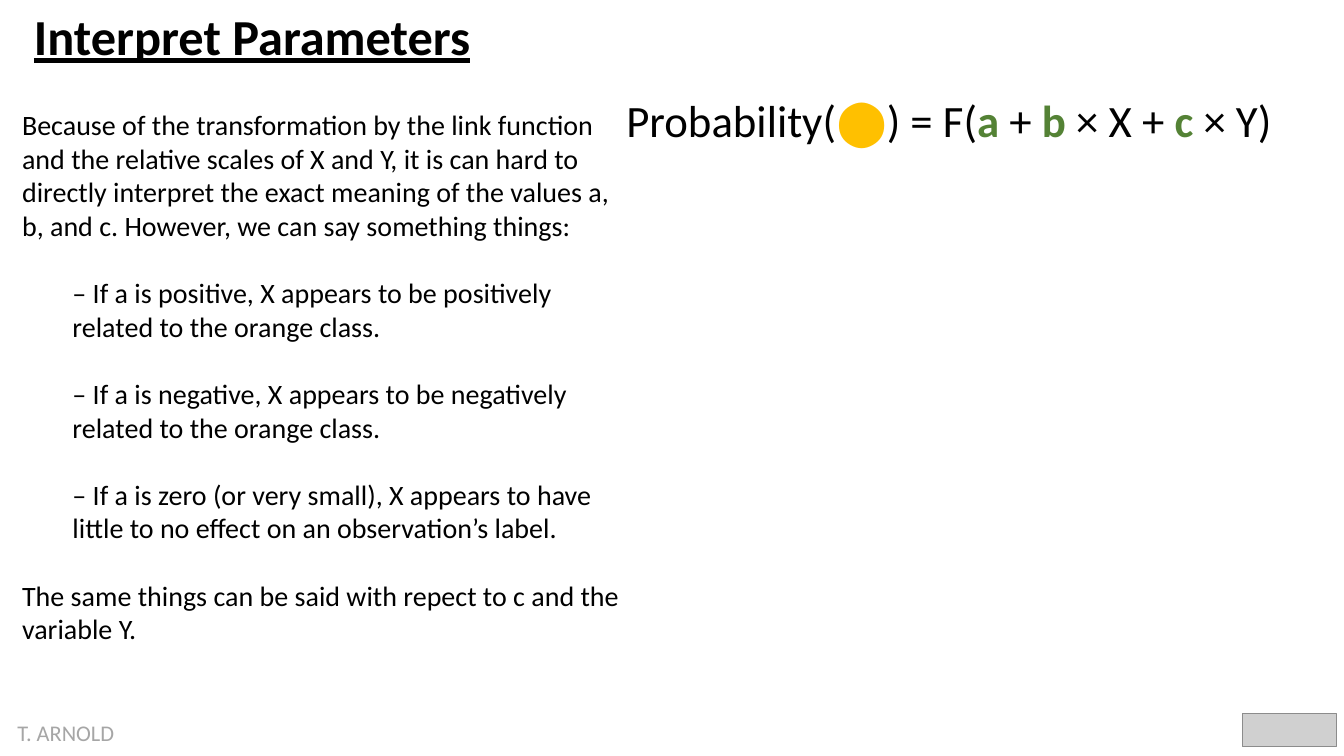
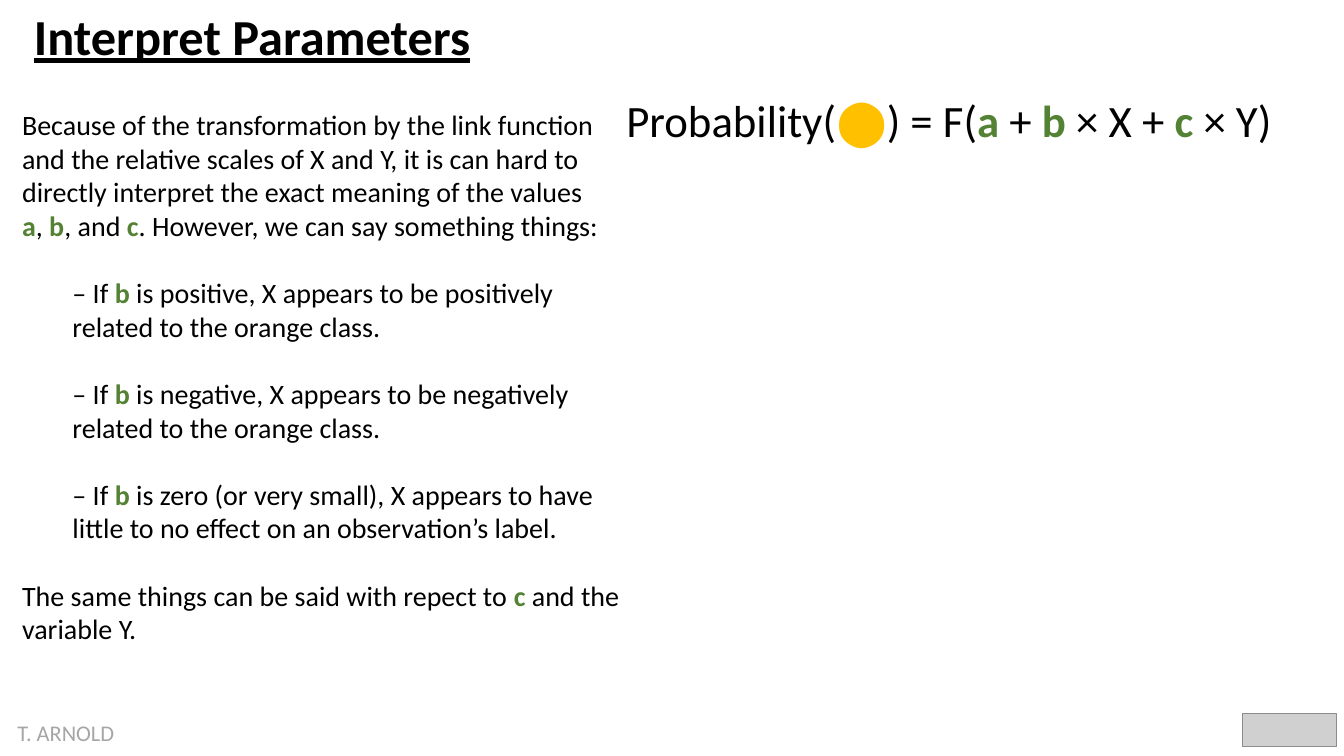
Before and after one commit to statsmaths/dsst389-s23, a slide deck: slide 22 of pslides/01_ml.pptx. Drawn at 1344x756 pixels with LibreOffice and Linux fonts; fonts in the diff are those of the drawing; grey boxes stand for pictures. Boxes give left, top, right and bottom in pixels: in the first picture for what was removed or moved away, otherwise in the second. Text is boxed around its words. In the diff, an @@ line names an element or a change of style, - is before the commit and + after.

```diff
--- a/pslides/01_ml.pptx
+++ b/pslides/01_ml.pptx
@@ text at [22,115,598,539]: text changed @@
-Because of the transformation by the link function and the relative scales of X and Y, it is can hard to directly interpret the exact meaning of the values a, b, and c. However, we can say something things:
-  – If a is positive, X appears to be positively related to the orange class.
-  – If a is negative, X appears to be negatively related to the orange class.
-  – If a is zero (or very small), X appears to have little to no effect on an observation’s label.
+Because of the transformation by the link function and the relative scales of X and Y, it is can hard to directly interpret the exact meaning of the values
+a, b, and c. However, we can say something things:
+  – If b is positive, X appears to be positively related to the orange class.
+  – If b is negative, X appears to be negatively related to the orange class.
+  – If b is zero (or very small), X appears to have little to no effect on an observation’s label.
@@ text at [22,586,619,640]: text colour #000000 to #548235, bold on in "c" @@
```
Also in this commit, not shown: 8 other slides changed, 5 other files.
